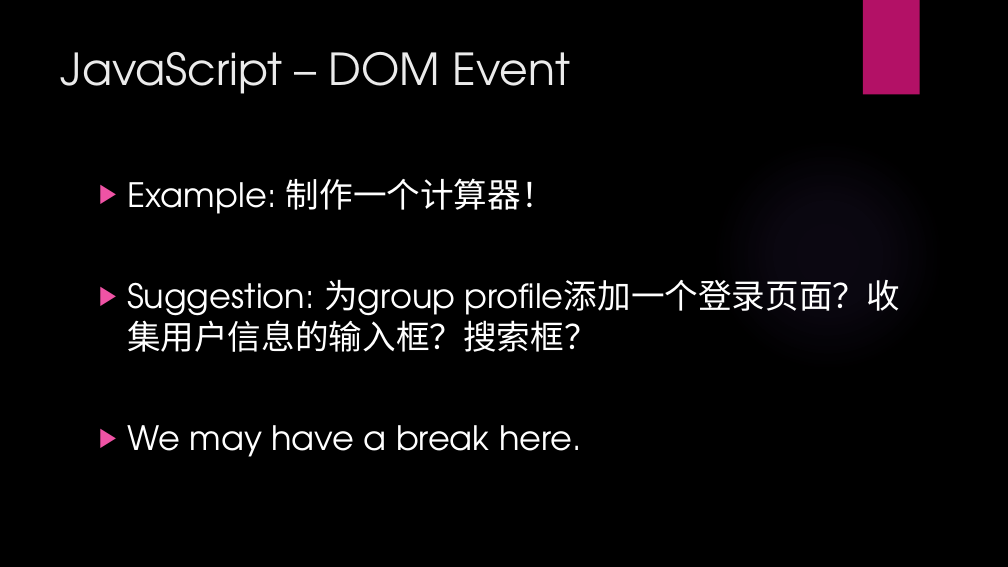
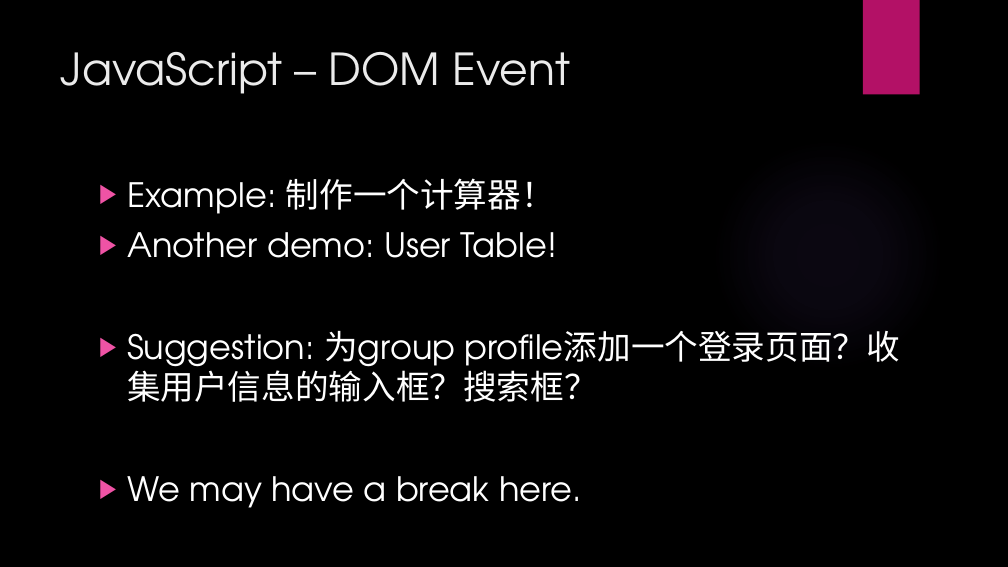
Before and after one commit to PolarisStudio/LGUReact, a slide deck: slide 12 of L4/L4.pptx (slide 11 before the commit). Drawn at 1008x567 pixels with LibreOffice and Linux fonts; fonts in the diff are those of the drawing; background and template pictures are left out. Boxes give left, top, right and bottom in pixels: in the first picture for what was removed or moved away, otherwise in the second. Text is boxed around its words. In the diff, an @@ line names an element or a change of style, - is before the commit and + after.

Commit message:
minor

```diff
--- a/L4/L4.pptx
+++ b/L4/L4.pptx
@@ text at bbox=[127, 232, 557, 258]: paragraph added @@
+▶ Another demo: User Table!
```
Also in this commit, not shown: 1 slide added.
